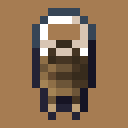
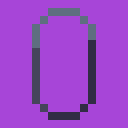
The second (128, 128) image is a revision of the first. Changes to its layers:
showed "battery_outline" over [32, 8, 96, 120]
hid "cap_outline.soft" over [32, 8, 96, 120]
hid "cap_outline" over [32, 8, 96, 120]
added layer "color.creative" (color) in group "base" over [0, 0, 128, 128]
hid "color.bronze" over [0, 0, 128, 128]
showed "battery" over [40, 16, 88, 112]
